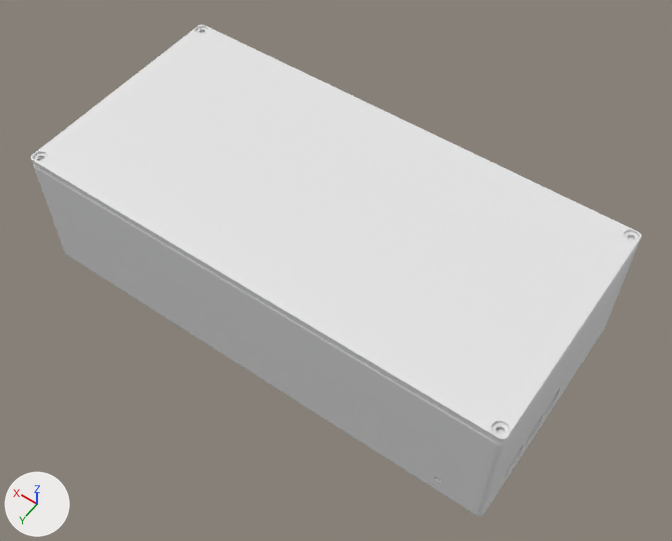
What one commit did to the Blender file BuzzerCase.blend.
One viewpoint serves both versions: a camera (50 mm lens) standing at (-0.135, 0.176, 0.275) and looking at (-0.007, -0.002, -0.005). Lighting does not change. The marker at lower left points along +X, +Y and +Z.

In view in the first picture: 'Cube.001', 'Lid'.
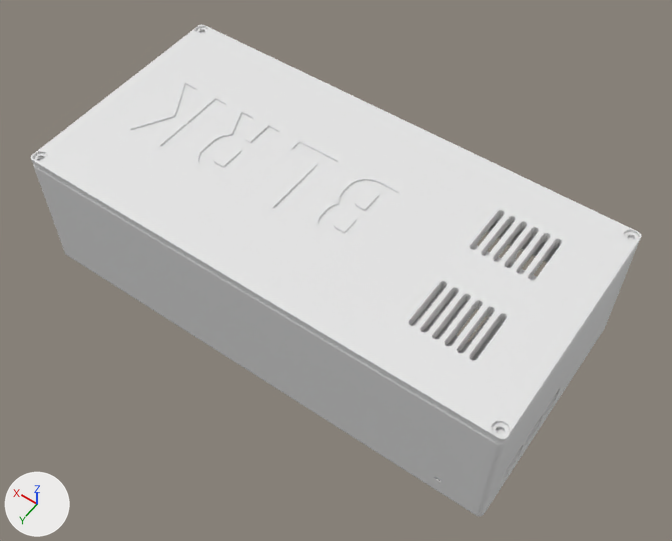
Commit message: lid design

ob_heat_holes is not drawn itself; it is used by a modifier of ob_cube.
ob_text_top is not drawn itself; it is used by a modifier of ob_lid.

Pixel boxes (x1, y1, x2, y2) of what changed, in the pictures (672 x 541 px):
'Lid', reshaped, modifiers changed: (31, 25, 641, 442) in both

Edits to the bpy script that builds the scene:
```text
Change ob_heat_holes:
    ob_heat_holes.location: (0.0, 0.0, -0.0177) -> (0.0, 0.0, 0.0396)
Change ob_lid:
    add _m = ob_lid.modifiers.new('Boolean.001', 'BOOLEAN')
    add _m.object = ob_heat_holes
    add _m = ob_lid.modifiers.new('Boolean.002', 'BOOLEAN')
    add _m.object = ob_text_top
    add _m.use_self = True
Add ob_text_top:
    ob_text_top = bpy.data.objects.new('Text Top', me_text_003.copy())  # the mesh of ob_text
    ob_text_top.location = (-0.0265, -0.0226, 0.0591)
    _m = ob_text_top.modifiers.new('Solidify', 'SOLIDIFY')
    _m.thickness = 0.03
    _m.use_even_offset = True
    _m.nonmanifold_boundary_mode = 'ROUND'
    ob_text_top.hide_set(True)
```
